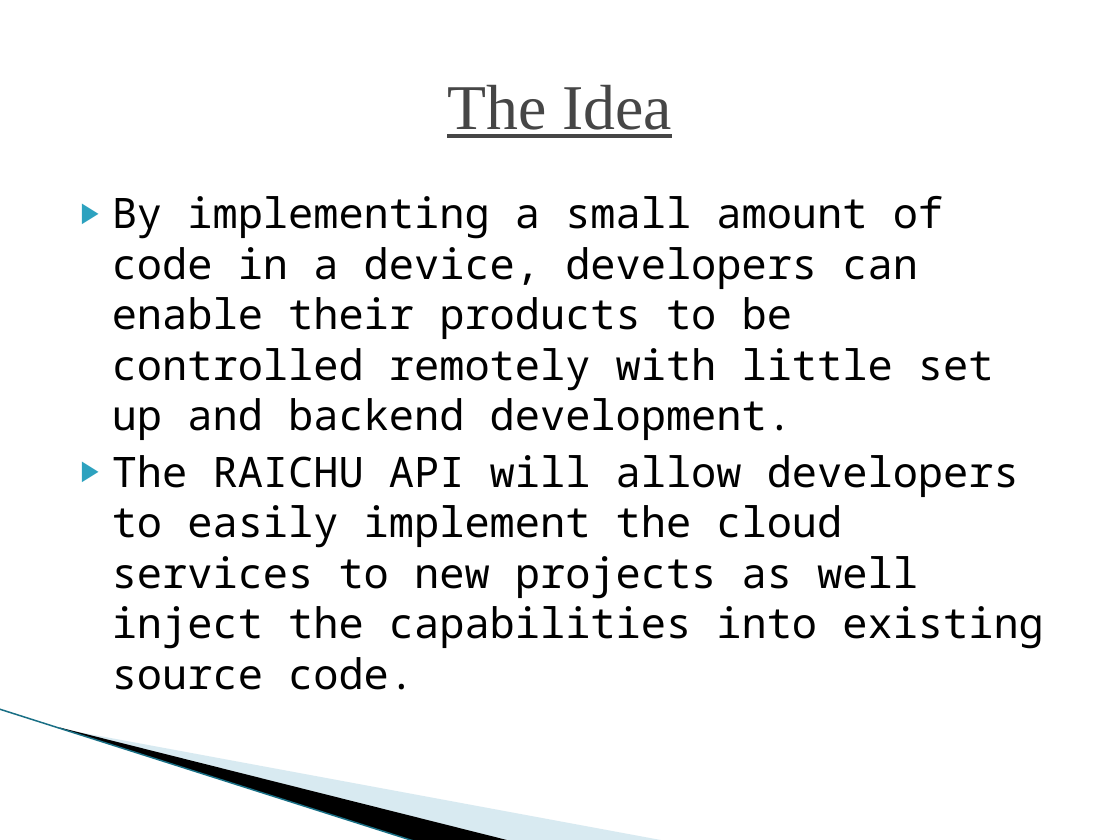
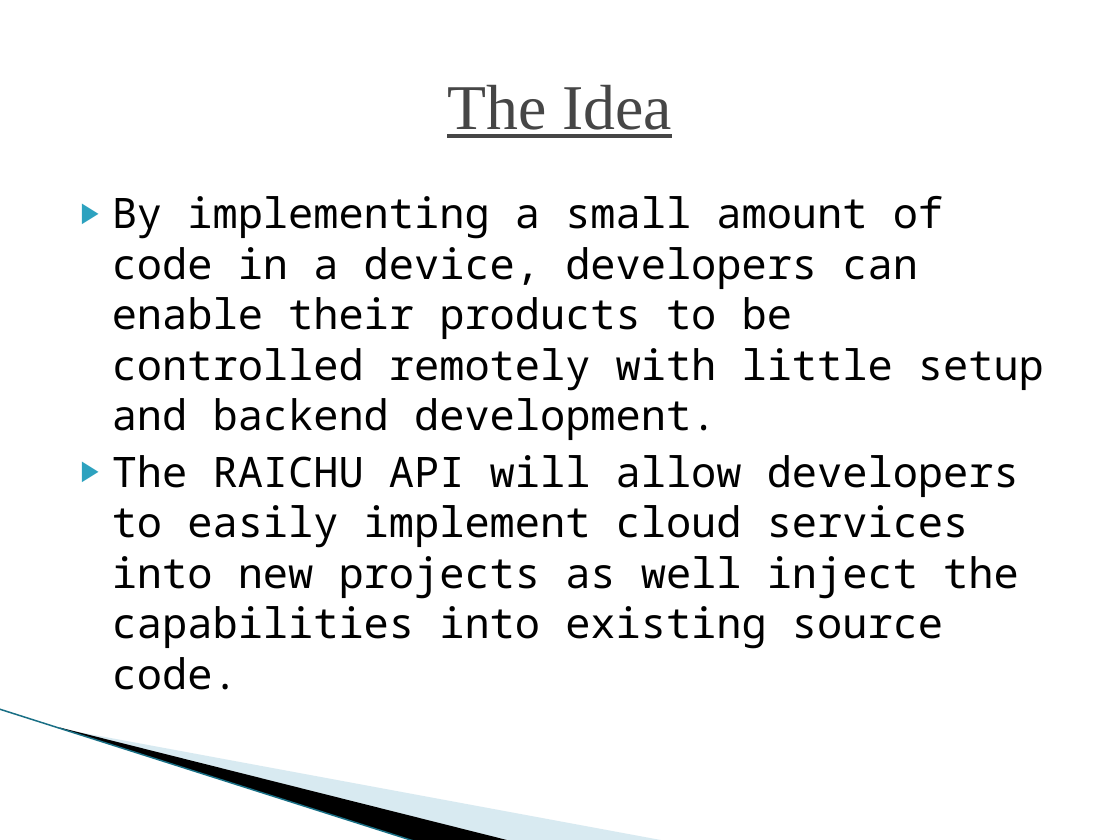
Before and after one commit to nomastmas/raichu, a slide deck: slide 3 of docs/final_presentation_class.pptx. Drawn at 1120x840 pixels with LibreOffice and Linux fonts; fonts in the diff are those of the drawing; background and template pictures are left out. Boxes give left, top, right and bottom in pixels: in the first picture for what was removed or moved away, otherwise in the second. Text is boxed around its words. In the diff, an @@ line names an element or a change of style, - is before the commit and + after.

```diff
--- a/docs/final_presentation_class.pptx
+++ b/docs/final_presentation_class.pptx
@@ text at (112,196,1044,690): text changed @@
-▶ By implementing a small amount of code in a device, developers can enable their products to be controlled remotely with little set up and backend development.
-▶ The RAICHU API will allow developers to easily implement the cloud services to new projects as well inject the capabilities into existing source code.
+▶ By implementing a small amount of code in a device, developers can enable their products to be controlled remotely with little setup and backend development.
+▶ The RAICHU API will allow developers to easily implement cloud services into new projects as well inject the capabilities into existing source code.
```
Also in this commit, not shown: 1 other slide changed, 2 other files.
